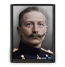
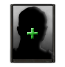
Layered file, before and after one edit (65×67). Changes by layer:
removed layer "Wilhelm_II" over left=12, top=6, right=53, bottom=62
added layer "Layer 2" above "Layer 1" over left=27, top=28, right=38, bottom=39
added layer "Layer 1" above "Leader Portrait Background Dark" over left=12, top=6, right=53, bottom=62
